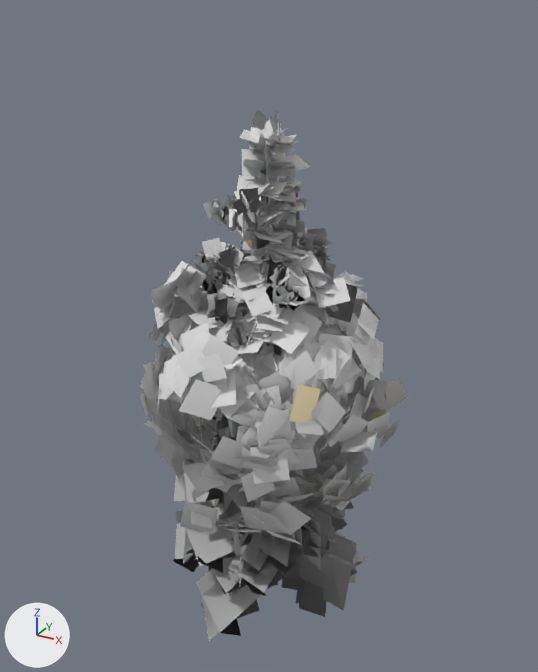
The glTF model IronValley/Web/public/assets/environment/vegetation.glb, before and after one commit.
One viewpoint serves both versions: a 50 mm lens placed at (15.2, -27.7, 26.2), pointed at (-0.2, 0.3, 12.2). The lights are fixed; the arrows at lower left show +X, +Y and +Z. The first picture is the older version. Objects named as collision shapes, trigger or cutter boxes, shadow casters or lower levels of detail are left out. Where no turn or scale is listed for an object, it has been applied to the vertices. Vertices at exactly the same position are counted once.

Names of what the first picture shows: 'pine_LOD0', 'round_LOD0', 'slender_LOD0', 'spruce_LOD0', 'spruce_b_LOD0', 'wide_LOD0' and 2 more.
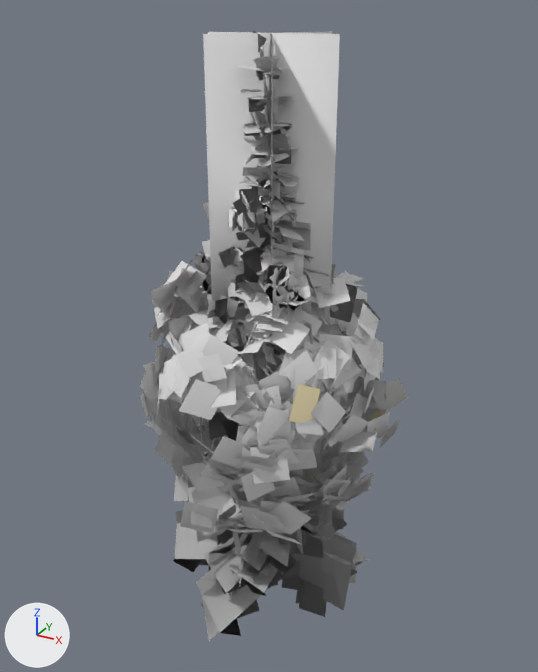
The edits, one by one:
me_spruce_b_lod0 is used by ob_spruce_b_lod0; location (0.0, 0.0, 0.0); scale (22.4, 22.4, 22.4).
me_spruce_b_lod0 had 4089 vertices, 3806 faces and spanned x -0.211..0.192, y -0.221..0.251, z -0.008..0.999.
me_spruce_b_lod0 now has 3596 vertices, 3504 faces and spans x -0.159..0.158, y -0.166..0.159, z -0.004..0.999.
me_spruce_b_lod0 part 1: 664 loose pieces with 3032 vertices, spanning x -0.211..0.192, y -0.221..0.251, z -0.008..0.999, are deleted.
me_spruce_b_lod0 part 2: 9 vertices moved within x -0.009..0.005, y -0.025..0.004, z 0.325..0.899; 871 vertices removed from x -0.148..0.153, y -0.174..0.168, z -0.005..0.976; 3407 vertices added at x -0.159..0.158, y -0.166..0.159, z -0.004..0.999.
Other edits to the shape of me_spruce_b_lod0 do not show in these pictures.
Mesh me_spruce_forest_lod2 is new.
It has 32 vertices, 36 faces and spans x -2.9..2.9, y -2.6..2.6, z -0.1..25.3.
It uses material mat_defaultmaterial_005.
Object 'spruce_b_LOD0' (ob_spruce_b_lod0) is rescaled from (22.4, 22.4, 22.4) to (25.4, 25.4, 25.4).
Object 'spruce_forest_LOD2' (ob_spruce_forest_lod2) is new; it shows me_spruce_forest_lod2.
Its location is (0.0, 0.0, 0.0).

Location of each change, (x1, y1, x2, y2) in pixels of the pictures (538 x 672 px):
'spruce_forest_LOD2', added
    after: (203, 31, 340, 334)
'spruce_b_LOD0', reshaped, rescaled
    before: (181, 110, 354, 573)
    after: (205, 31, 347, 441)
part 1 of me_spruce_b_lod0, deleted
    before: (181, 110, 354, 573)
part 2 of me_spruce_b_lod0, built on (mostly hidden before)
    before: (258, 140, 278, 244)
    after: (209, 31, 334, 441)
